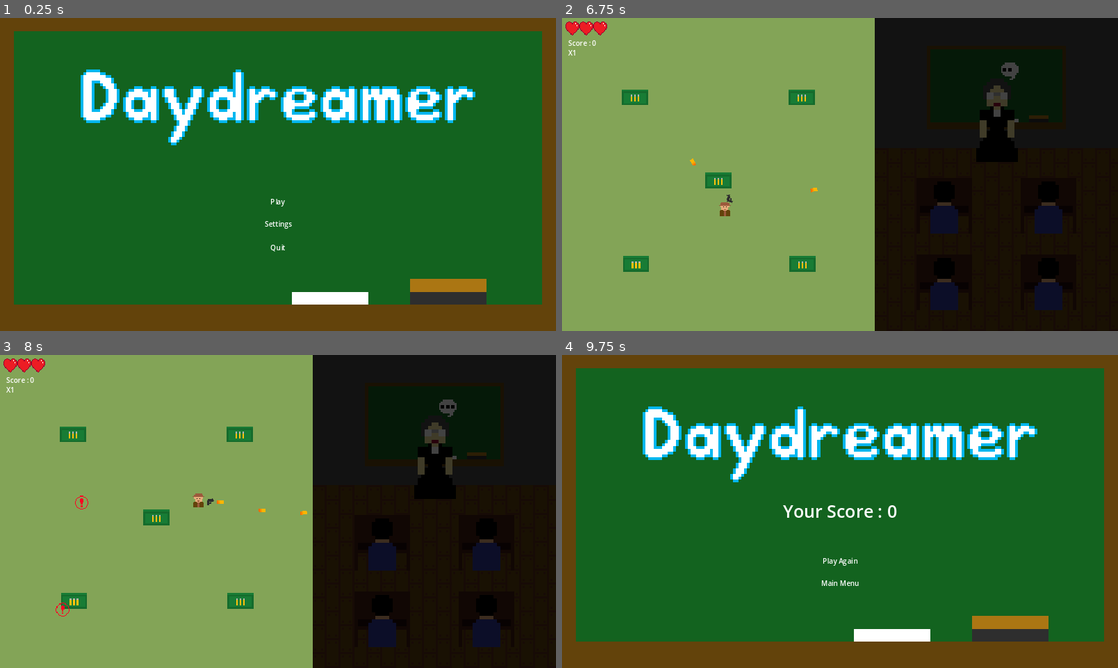
Above: before the commit, frames 1-4 (two rows, left to right).
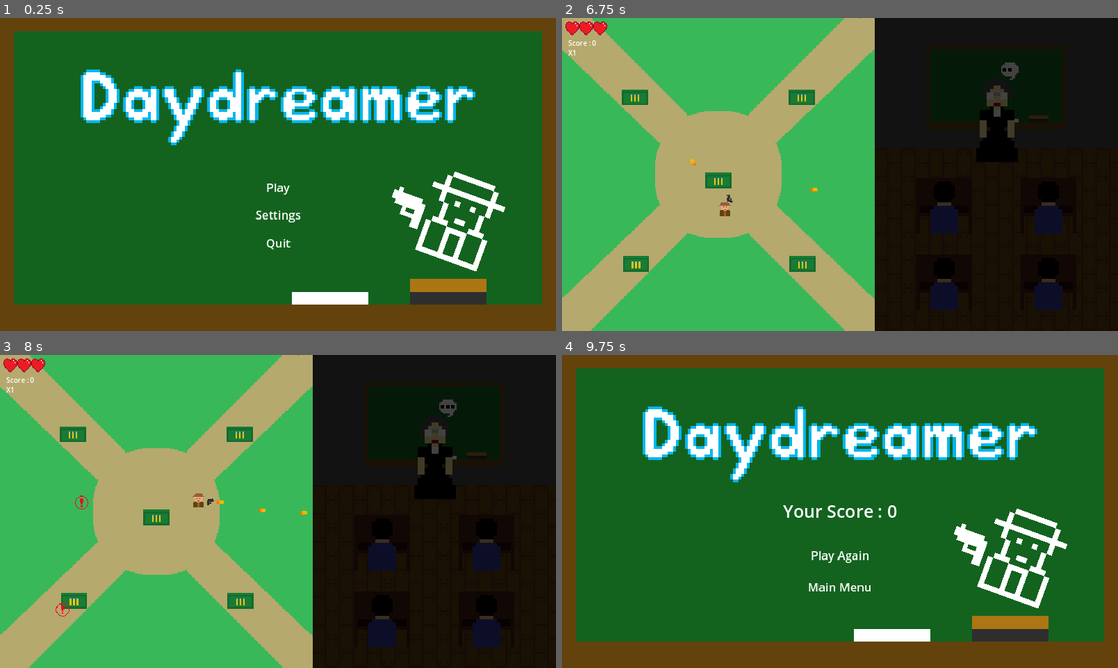
Above: after the commit, the same moments.

Repository: SupakornPholsiri/Daydreamer
Game: Godot game, scene res://main.tscn
Same seed, same stepped clock (60 frames per second), same inputs: the game is played once before the commit and once after it. Sound files missing from this copy of the repository are replaced by a short silence.
Inputs (mouse positions are in pixels of both pictures, inside the frame that each line leads up to):
- Up to frame 1 (0.25 s): no input
- Up to frame 2 (6.75 s): click "Play" at 0.5 s; tap Enter at 1.25, 2.75, 4.25 s; move the mouse to (962, 158) at 1.27 s; press the mouse at (962, 158) at 1.28 s; hold D (move_right) 1.28-2.03 s; tap Space (toggle_daydream) at 2, 2.1, 3.5, 3.6, 5, 5.1, 6.6 s; move the mouse to (728, 190) at 2.02 s; release the mouse at (728, 190) at 2.03 s; hold S (move_down) 2.03-2.78 s; move the mouse to (895, 105) at 2.77 s; press the mouse at (895, 105) at 2.78 s; hold D (move_right) 2.78-3.53 s; move the mouse to (812, 237) at 3.52 s; release the mouse at (812, 237) at 3.53 s; hold W (move_up) 3.53-4.28 s; move the mouse to (1006, 221) at 4.27 s; press the mouse at (1006, 221) at 4.28 s; hold A (move_left) 4.28-5.78 s; move the mouse to (673, 127) at 5.02 s; release the mouse at (673, 127) at 5.03 s; move the mouse to (867, 174) at 5.77 s; press the mouse at (867, 174) at 5.78 s; hold S (move_down) 5.78-6.53 s; move the mouse to (756, 96) at 6.52 s; release the mouse at (756, 96) at 6.53 s; hold D (move_right) from 6.53 s (still down)
- Up to frame 3 (8 s): move the mouse to (400, 495) at 7.27 s; release D (move_right) at 7.28 s; press the mouse at (400, 495) at 7.28 s; hold W (move_up) from 7.28 s (still down)
- Up to frame 4 (9.75 s): move the mouse to (728, 527) at 8.02 s; release W (move_up) at 8.03 s; release the mouse at (728, 527) at 8.03 s; hold D (move_right) 8.03-8.78 s; tap Space (toggle_daydream) at 8.1, 9.6 s; move the mouse to (895, 442) at 8.77 s; press the mouse at (895, 442) at 8.78 s; hold S (move_down) 8.78-9.53 s; move the mouse to (812, 574) at 9.52 s; release the mouse at (812, 574) at 9.53 s; hold A (move_left) from 9.53 s (still down)

The runs differ from the first frame. In frame 1, 2.1% of the frame differs, in the area x 45-91%, y 49-81%; in frame 2, 55%, in the area x 0-57%, y 0-100%; in frame 3, 55%; in frame 4, 2.1%.

Commit message:
Jam version

Diff:
--- a/Classroom/classroom.gd
+++ b/Classroom/classroom.gd
@@ -41,8 +41,10 @@
 	current_teacher_state = TEACHER_STATE.WRITING
 	teacher.frame = 0
 	timer.start(randi_range(1, 10))
+	SoundPlayer.play_chalk_sound()
 
 func begin_looking():
+	SoundPlayer.stop_chalk_sound()
 	current_teacher_state = TEACHER_STATE.LOOKING
 	teacher.frame = 1
 	animation_player.play("triple_dot")
--- a/Daydream/daydream.tscn
+++ b/Daydream/daydream.tscn
@@ -1,28 +1,21 @@
-[gd_scene load_steps=9 format=3 uid="uid://fxs4torjy7ha"]
+[gd_scene load_steps=8 format=3 uid="uid://fxs4torjy7ha"]
 
 [ext_resource type="Script" path="res://Daydream/daydream.gd" id="1_pkn8d"]
 [ext_resource type="PackedScene" uid="uid://cidvclm4pucn1" path="res://player.tscn" id="2_8e7jf"]
+[ext_resource type="Texture2D" uid="uid://ch8bnbomv5ae1" path="res://Assets/DaydreamBG7.png" id="2_r5ksc"]
 [ext_resource type="PackedScene" uid="uid://t3sl4lf1t4wn" path="res://Powerup/invincible_powerup.tscn" id="4_dyp0t"]
 [ext_resource type="PackedScene" uid="uid://xdbdj3kvv1ac" path="res://Powerup/shotgun_powerup.tscn" id="5_tyd28"]
 [ext_resource type="PackedScene" uid="uid://0qtn88jkyfqy" path="res://Powerup/machinegun_powerup.tscn" id="6_wfpdd"]
 [ext_resource type="Texture2D" uid="uid://bvs4lu82cohcl" path="res://Assets/Ammobox.png" id="7_hh77b"]
-
-[sub_resource type="Gradient" id="Gradient_q7rnq"]
-colors = PackedColorArray(0.514519, 0.645006, 0.342512, 1, 0.514519, 0.645006, 0.342512, 1)
-
-[sub_resource type="GradientTexture2D" id="GradientTexture2D_vmsfi"]
-gradient = SubResource("Gradient_q7rnq")
-width = 720
-height = 720
 
 [node name="Daydream" type="Node2D"]
 script = ExtResource("1_pkn8d")
 metadata/_edit_vertical_guides_ = [721.0]
 
 [node name="TextureRect" type="TextureRect" parent="."]
-offset_right = 64.0
-offset_bottom = 64.0
-texture = SubResource("GradientTexture2D_vmsfi")
+offset_right = 720.0
+offset_bottom = 720.0
+texture = ExtResource("2_r5ksc")
 
 [node name="Ammobox" type="Sprite2D" parent="." groups=["Ammobox"]]
 position = Vector2(360, 360)
--- a/Sound/SoundPlayer.gd
+++ b/Sound/SoundPlayer.gd
@@ -4,6 +4,7 @@
 @onready var gun_sound = $SoundEffects/GunSound
 @onready var cough_sound = $SoundEffects/CoughSound
 @onready var teacher_talking = $SoundEffects/TeacherTalking
+@onready var chalk_sound = $SoundEffects/ChalkSound
 
 @onready var bgm = $BGM
 
@@ -22,6 +23,12 @@
 func stop_teacher_talking_sound():
 	teacher_talking.stop()
 
+func play_chalk_sound():
+	chalk_sound.play()
+
+func stop_chalk_sound():
+	chalk_sound.stop()
+
 func stop_all_sound_effects():
 	for audio_player in sound_effects.get_children():
 		audio_player.stop()
--- a/Sound/sound_player.tscn
+++ b/Sound/sound_player.tscn
@@ -1,9 +1,10 @@
-[gd_scene load_steps=6 format=3 uid="uid://f3uveh0s2if7"]
+[gd_scene load_steps=7 format=3 uid="uid://f3uveh0s2if7"]
 
 [ext_resource type="Script" path="res://Sound/SoundPlayer.gd" id="1_tmeru"]
 [ext_resource type="AudioStream" uid="uid://dr1ryjdfs2ilr" path="res://Sound/GunShot.wav" id="2_lgeyu"]
 [ext_resource type="AudioStream" uid="uid://ppsigs0qmqlx" path="res://Sound/TeacherCough.wav" id="3_er3fa"]
 [ext_resource type="AudioStream" uid="uid://d2c5pcb5g63m1" path="res://Sound/TeacherTalking.wav" id="4_cltn6"]
+[ext_resource type="AudioStream" uid="uid://de00alh4twxo8" path="res://Sound/ChalkOnBoard.wav" id="5_2mpem"]
 [ext_resource type="AudioStream" uid="uid://c4dgi5xvp3vak" path="res://Sound/First_Aid_Arcade_Looped.wav" id="5_y3v17"]
 
 [node name="SoundPlayer" type="Node"]
@@ -24,6 +25,10 @@
 stream = ExtResource("4_cltn6")
 bus = &"SoundEffects"
 
+[node name="ChalkSound" type="AudioStreamPlayer" parent="SoundEffects"]
+stream = ExtResource("5_2mpem")
+bus = &"SoundEffects"
+
 [node name="BGM" type="AudioStreamPlayer" parent="."]
 stream = ExtResource("5_y3v17")
 bus = &"Music"
--- /dev/null
+++ b/UI/Coverpage.tscn
@@ -0,0 +1,60 @@
+[gd_scene load_steps=5 format=3 uid="uid://cubxwd5um34lt"]
+
+[ext_resource type="Texture2D" uid="uid://comdxrhr5j787" path="res://Assets/Blackboard.png" id="1_8jy41"]
+[ext_resource type="Texture2D" uid="uid://bb47yexjbg73k" path="res://Assets/Daydreamer_title.png" id="2_ogo1t"]
+[ext_resource type="Texture2D" uid="uid://df67qai56c5c8" path="res://Assets/player_chalk.png" id="3_w4jko"]
+[ext_resource type="Texture2D" uid="uid://hu843uwksy8v" path="res://Assets/handgun_chalk.png" id="4_mifqt"]
+
+[node name="GameOver" type="TextureRect"]
+anchors_preset = 8
+anchor_left = 0.5
+anchor_top = 0.5
+anchor_right = 0.5
+anchor_bottom = 0.5
+offset_left = -640.0
+offset_top = -360.0
+offset_right = -10.0
+offset_bottom = 140.0
+grow_horizontal = 2
+grow_vertical = 2
+texture = ExtResource("1_8jy41")
+
+[node name="GameOver" type="TextureRect" parent="."]
+layout_mode = 1
+anchors_preset = 8
+anchor_left = 0.5
+anchor_top = 0.5
+anchor_right = 0.5
+anchor_bottom = 0.5
+offset_left = -374.0
+offset_top = -136.0
+offset_right = 377.0
+offset_bottom = 151.0
+grow_horizontal = 2
+grow_vertical = 2
+texture = ExtResource("2_ogo1t")
+stretch_mode = 5
+
+[node name="PlayerDrawing" type="TextureRect" parent="."]
+layout_mode = 0
+offset_left = 500.0
+offset_top = 40.0
+offset_right = 521.0
+offset_bottom = 56.0
+rotation = 0.492825
+scale = Vector2(7, 7)
+texture = ExtResource("3_w4jko")
+expand_mode = 1
+stretch_mode = 5
+
+[node name="HandgunDrawing" type="TextureRect" parent="."]
+layout_mode = 0
+offset_left = 443.0
+offset_top = 65.0
+offset_right = 474.0
+offset_bottom = 84.0
+rotation = 0.492825
+scale = Vector2(2, 2)
+texture = ExtResource("4_mifqt")
+stretch_mode = 5
+flip_h = true
--- a/UI/game_over.tscn
+++ b/UI/game_over.tscn
@@ -1,10 +1,15 @@
-[gd_scene load_steps=4 format=3 uid="uid://r0e2gd7k0huk"]
+[gd_scene load_steps=7 format=3 uid="uid://r0e2gd7k0huk"]
 
 [ext_resource type="Texture2D" uid="uid://comdxrhr5j787" path="res://Assets/Blackboard.png" id="1_37xiy"]
 [ext_resource type="Texture2D" uid="uid://bb47yexjbg73k" path="res://Assets/Daydreamer_title.png" id="2_tdv3m"]
+[ext_resource type="Texture2D" uid="uid://df67qai56c5c8" path="res://Assets/player_chalk.png" id="3_hlme6"]
+[ext_resource type="Texture2D" uid="uid://hu843uwksy8v" path="res://Assets/handgun_chalk.png" id="4_ij0sq"]
 
 [sub_resource type="LabelSettings" id="LabelSettings_8kdu8"]
 font_size = 40
+
+[sub_resource type="LabelSettings" id="LabelSettings_1f06g"]
+font_size = 27
 
 [node name="GameOver" type="TextureRect"]
 anchors_preset = 8
@@ -62,10 +67,10 @@
 anchor_top = 0.5
 anchor_right = 0.5
 anchor_bottom = 0.5
-offset_left = -20.0
-offset_top = 94.0
-offset_right = 20.0
-offset_bottom = 134.0
+offset_left = -69.0
+offset_top = 80.0
+offset_right = 69.0
+offset_bottom = 120.0
 grow_horizontal = 2
 grow_vertical = 2
 metadata/_edit_group_ = true
@@ -85,6 +90,7 @@
 grow_vertical = 2
 text = "Play Again
 "
+label_settings = SubResource("LabelSettings_1f06g")
 horizontal_alignment = 1
 vertical_alignment = 1
 
@@ -95,10 +101,10 @@
 anchor_top = 0.5
 anchor_right = 0.5
 anchor_bottom = 0.5
-offset_left = -20.0
-offset_top = 145.0
-offset_right = 20.0
-offset_bottom = 185.0
+offset_left = -77.0
+offset_top = 153.0
+offset_right = 77.0
+offset_bottom = 193.0
 grow_horizontal = 2
 grow_vertical = 2
 metadata/_edit_group_ = true
@@ -118,5 +124,39 @@
 grow_vertical = 2
 text = "Main Menu
 "
+label_settings = SubResource("LabelSettings_1f06g")
 horizontal_alignment = 1
 vertical_alignment = 1
+
+[node name="PlayerDrawing" type="TextureRect" parent="."]
+layout_mode = 1
+anchors_preset = -1
+anchor_left = 0.5
+anchor_top = 0.5
+anchor_right = 0.5
+anchor_bottom = 0.5
+offset_left = 360.0
+offset_top = -24.0
+offset_right = 400.0
+offset_bottom = 16.0
+rotation = 0.347301
+scale = Vector2(5, 5)
+texture = ExtResource("3_hlme6")
+
+[node name="HandgunDrawing" type="TextureRect" parent="."]
+layout_mode = 1
+anchors_preset = 8
+anchor_left = 0.5
+anchor_top = 0.5
+anchor_right = 0.5
+anchor_bottom = 0.5
+offset_left = 272.0
+offset_top = 24.0
+offset_right = 312.0
+offset_bottom = 64.0
+grow_horizontal = 2
+grow_vertical = 2
+rotation = 0.347301
+scale = Vector2(2, 2)
+texture = ExtResource("4_ij0sq")
+flip_h = true
--- a/UI/main_menu.tscn
+++ b/UI/main_menu.tscn
@@ -1,7 +1,12 @@
-[gd_scene load_steps=3 format=3 uid="uid://diq0fh66l2f5d"]
+[gd_scene load_steps=6 format=3 uid="uid://diq0fh66l2f5d"]
 
 [ext_resource type="Texture2D" uid="uid://bb47yexjbg73k" path="res://Assets/Daydreamer_title.png" id="1_0d6c0"]
 [ext_resource type="Texture2D" uid="uid://comdxrhr5j787" path="res://Assets/Blackboard.png" id="1_vwcqq"]
+[ext_resource type="Texture2D" uid="uid://df67qai56c5c8" path="res://Assets/player_chalk.png" id="3_s4u70"]
+[ext_resource type="Texture2D" uid="uid://hu843uwksy8v" path="res://Assets/handgun_chalk.png" id="4_l8sse"]
+
+[sub_resource type="LabelSettings" id="LabelSettings_356wa"]
+font_size = 27
 
 [node name="MainMenu" type="TextureRect"]
 anchors_preset = 8
@@ -40,10 +45,10 @@
 anchor_top = 0.5
 anchor_right = 0.5
 anchor_bottom = 0.5
-offset_left = -20.0
-offset_top = 43.0
-offset_right = 20.0
-offset_bottom = 83.0
+offset_left = -26.0
+offset_top = 9.0
+offset_right = 26.0
+offset_bottom = 49.0
 grow_horizontal = 2
 grow_vertical = 2
 metadata/_edit_group_ = true
@@ -62,6 +67,7 @@
 grow_horizontal = 2
 grow_vertical = 2
 text = "Play"
+label_settings = SubResource("LabelSettings_356wa")
 horizontal_alignment = 1
 vertical_alignment = 1
 
@@ -72,10 +78,10 @@
 anchor_top = 0.5
 anchor_right = 0.5
 anchor_bottom = 0.5
-offset_left = -20.0
-offset_top = 94.0
-offset_right = 20.0
-offset_bottom = 134.0
+offset_left = -58.0
+offset_top = 72.0
+offset_right = 58.0
+offset_bottom = 112.0
 grow_horizontal = 2
 grow_vertical = 2
 metadata/_edit_group_ = true
@@ -95,6 +101,7 @@
 grow_vertical = 2
 text = "Settings
 "
+label_settings = SubResource("LabelSettings_356wa")
 horizontal_alignment = 1
 vertical_alignment = 1
 
@@ -105,10 +112,10 @@
 anchor_top = 0.5
 anchor_right = 0.5
 anchor_bottom = 0.5
-offset_left = -20.0
-offset_top = 148.0
-offset_right = 20.0
-offset_bottom = 188.0
+offset_left = -34.0
+offset_top = 137.0
+offset_right = 34.0
+offset_bottom = 177.0
 grow_horizontal = 2
 grow_vertical = 2
 metadata/_edit_group_ = true
@@ -128,5 +135,41 @@
 grow_vertical = 2
 text = "Quit
 "
+label_settings = SubResource("LabelSettings_356wa")
 horizontal_alignment = 1
 vertical_alignment = 1
+
+[node name="PlayerDrawing" type="TextureRect" parent="."]
+layout_mode = 1
+anchors_preset = 8
+anchor_left = 0.5
+anchor_top = 0.5
+anchor_right = 0.5
+anchor_bottom = 0.5
+offset_left = 360.0
+offset_top = -24.0
+offset_right = 400.0
+offset_bottom = 16.0
+grow_horizontal = 2
+grow_vertical = 2
+rotation = 0.347301
+scale = Vector2(5, 5)
+texture = ExtResource("3_s4u70")
+
+[node name="HandgunDrawing" type="TextureRect" parent="."]
+layout_mode = 1
+anchors_preset = -1
+anchor_left = 0.5
+anchor_top = 0.5
+anchor_right = 0.5
+anchor_bottom = 0.5
+offset_left = 272.0
+offset_top = 24.0
+offset_right = 312.0
+offset_bottom = 64.0
+grow_horizontal = 2
+grow_vertical = 2
+rotation = 0.347301
+scale = Vector2(2, 2)
+texture = ExtResource("4_l8sse")
+flip_h = true
--- a/UI/setting.tscn
+++ b/UI/setting.tscn
@@ -1,10 +1,10 @@
-[gd_scene load_steps=7 format=3 uid="uid://bwip8xrs6ahxq"]
+[gd_scene load_steps=8 format=3 uid="uid://bwip8xrs6ahxq"]
 
 [ext_resource type="Texture2D" uid="uid://comdxrhr5j787" path="res://Assets/Blackboard.png" id="1_08tn0"]
 [ext_resource type="Script" path="res://UI/setting.gd" id="2_nufx3"]
 
 [sub_resource type="LabelSettings" id="LabelSettings_tjo7x"]
-font_size = 128
+font_size = 112
 
 [sub_resource type="LabelSettings" id="LabelSettings_1e4w1"]
 font_size = 48
@@ -14,6 +14,9 @@
 
 [sub_resource type="LabelSettings" id="LabelSettings_2tcle"]
 font_size = 48
+
+[sub_resource type="LabelSettings" id="LabelSettings_k61ak"]
+font_size = 27
 
 [node name="Setting" type="TextureRect"]
 anchors_preset = 8
@@ -77,7 +80,7 @@
 size_flags_horizontal = 3
 size_flags_vertical = 1
 size_flags_stretch_ratio = 0.76
-min_value = -50.0
+min_value = -70.0
 max_value = 0.0
 
 [node name="Music" type="HBoxContainer" parent="VBoxContainer"]
@@ -97,7 +100,7 @@
 size_flags_horizontal = 3
 size_flags_vertical = 1
 size_flags_stretch_ratio = 0.76
-min_value = -50.0
+min_value = -70.0
 max_value = 0.0
 
 [node name="SoundEffect" type="HBoxContainer" parent="VBoxContainer"]
@@ -117,7 +120,7 @@
 size_flags_horizontal = 3
 size_flags_vertical = 1
 size_flags_stretch_ratio = 0.76
-min_value = -50.0
+min_value = -70.0
 max_value = 0.0
 
 [node name="Back" type="TextureButton" parent="."]
@@ -127,10 +130,10 @@
 anchor_top = 0.5
 anchor_right = 0.5
 anchor_bottom = 0.5
-offset_left = -20.0
-offset_top = 159.0
-offset_right = 20.0
-offset_bottom = 199.0
+offset_left = -34.0
+offset_top = 171.0
+offset_right = 34.0
+offset_bottom = 211.0
 grow_horizontal = 2
 grow_vertical = 2
 metadata/_edit_group_ = true
@@ -149,6 +152,7 @@
 grow_horizontal = 2
 grow_vertical = 2
 text = "Back"
+label_settings = SubResource("LabelSettings_k61ak")
 horizontal_alignment = 1
 vertical_alignment = 1
 
--- a/project.godot
+++ b/project.godot
@@ -10,7 +10,7 @@
 
 [application]
 
-config/name="Life In 2 Dimension"
+config/name="Daydreamer"
 run/main_scene="res://main.tscn"
 config/features=PackedStringArray("4.0", "GL Compatibility")
 config/icon="res://icon.svg"
@@ -26,6 +26,7 @@
 window/size/window_width_override=1280
 window/size/window_height_override=720
 window/stretch/mode="canvas_items"
+window/name="Daydreamer"
 
 [input]
 
Binary file added: Assets/DaydreamBG7.png
Not shown, added: Assets/DaydreamBG7.png.import
Binary file added: Assets/d_144.png
Not shown, added: Assets/d_144.png.import
Binary file added: Assets/d_180.png
Not shown, added: Assets/d_180.png.import
Binary file added: Assets/d_512.png
Not shown, added: Assets/d_512.png.import
Binary file added: Assets/handgun_chalk.png
Not shown, added: Assets/handgun_chalk.png.import
Binary file added: Assets/player_chalk.png
Not shown, added: Assets/player_chalk.png.import
(and 9 more such lines)
